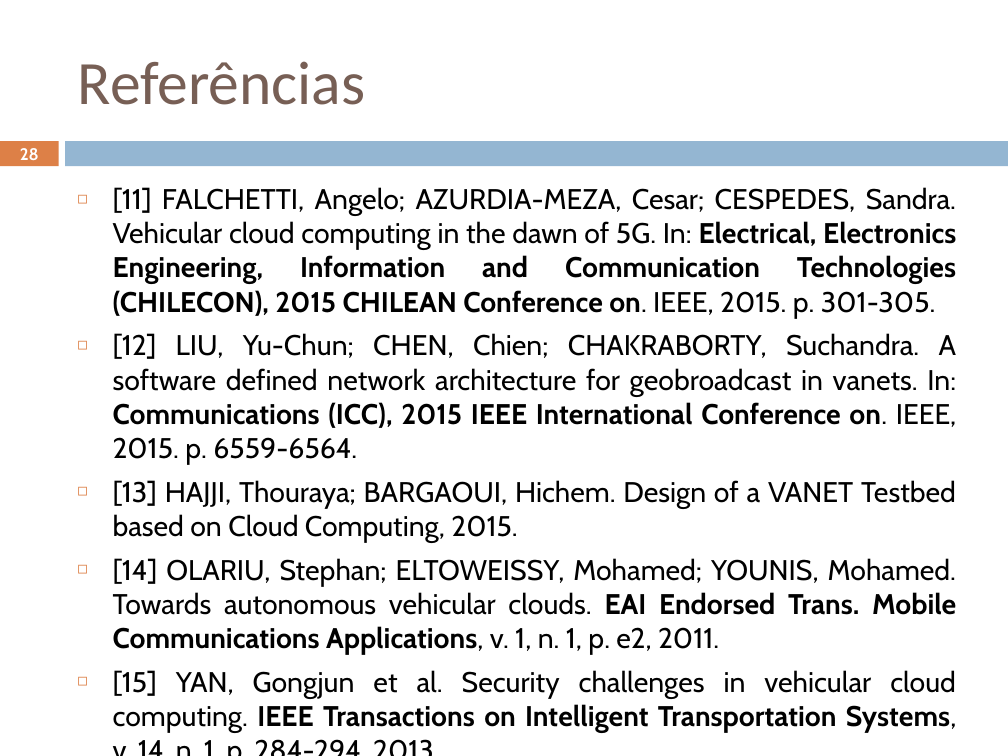
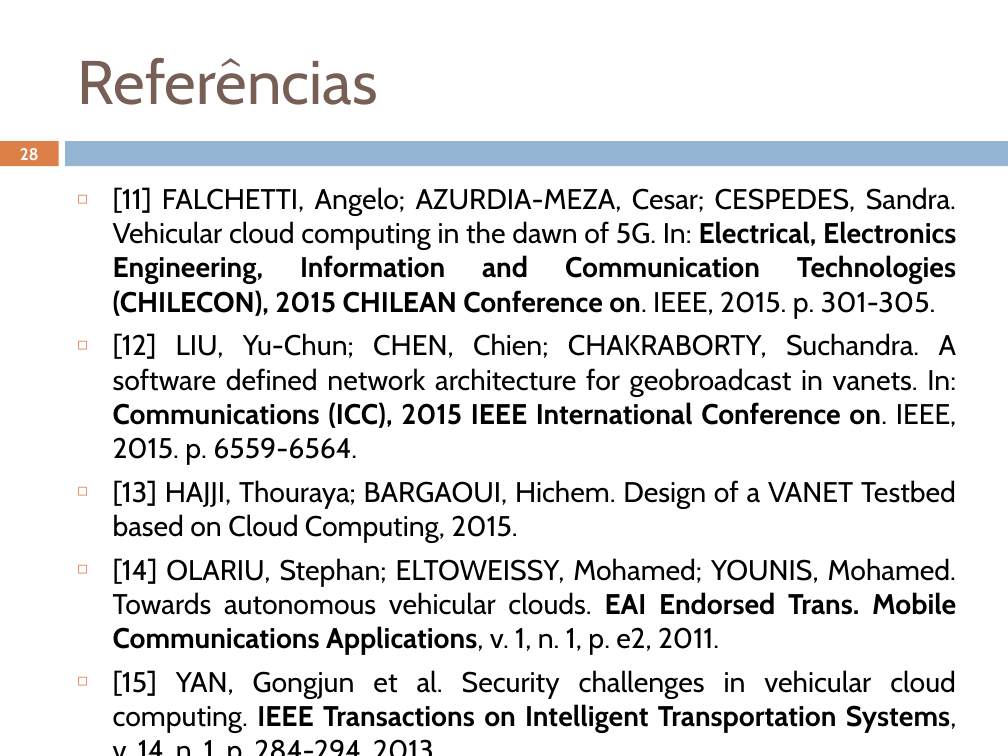
Before and after one commit to geoleite/Mestrado, a slide deck: slide 28 of Apresentacao/ApresentaçãoV2.pptx. Drawn at 1008x756 pixels with LibreOffice and Linux fonts; fonts in the diff are those of the drawing. Boxes give left, top, right and bottom in pixels: in the first picture for what was removed or moved away, otherwise in the second. Text is boxed around its words. In the diff, an @@ line names an element or a change of style, - is before the commit and + after.

```diff
--- a/Apresentacao/ApresentaçãoV2.pptx
+++ b/Apresentacao/ApresentaçãoV2.pptx
@@ title "Referências" at (x1=78, y1=58, x2=378, y2=105): font Calibri to Cabin @@
```
Also in this commit, not shown: 21 other slides changed, 40 other files.
